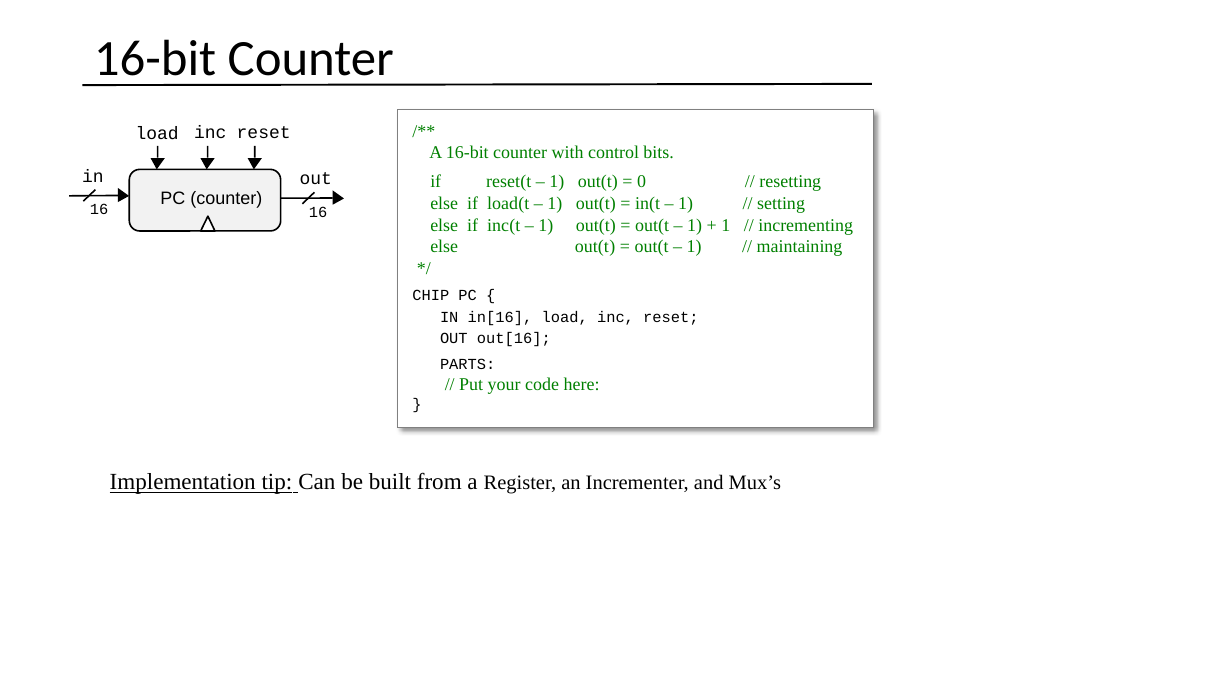
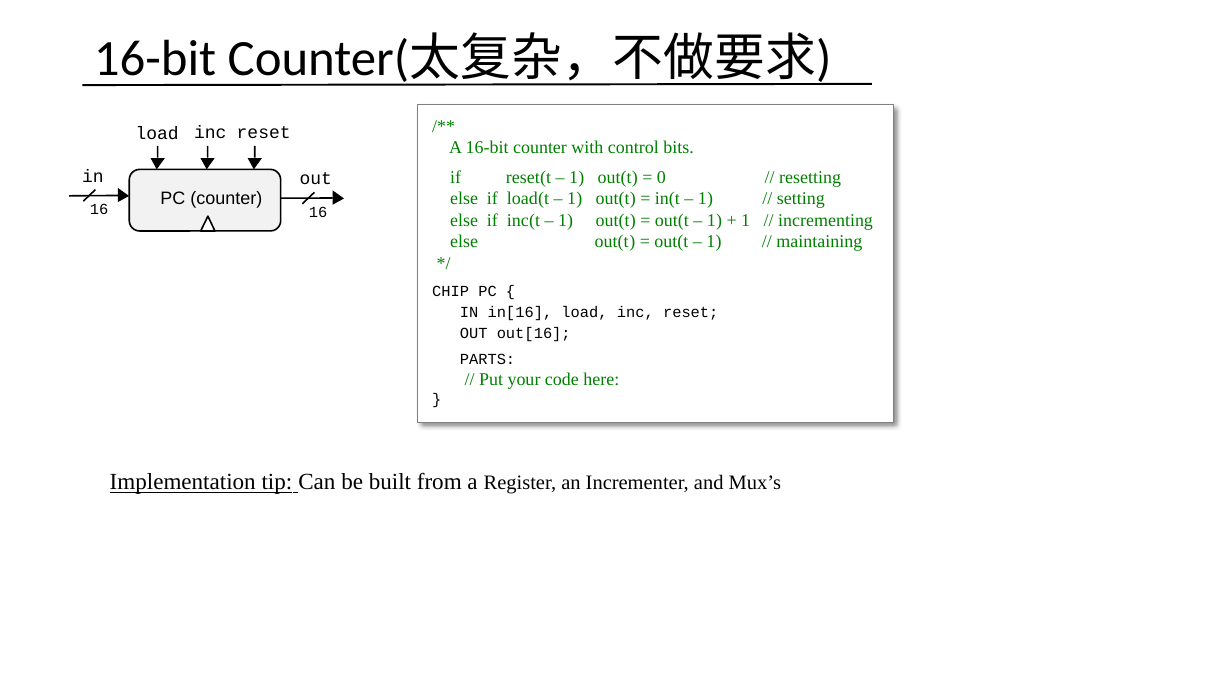
Before and after one commit to vcboy1/Leeds, a slide deck: slide 66 of 26fall/1860/Lecture/Week1.7/Lec 1.7.2 Sequential logic.pptx (slide 61 before the commit). Drawn at 1232x693 pixels with LibreOffice and Linux fonts; fonts in the diff are those of the drawing. Boxes give left, top, right and bottom in pixels: in the first picture for what was removed or moved away, otherwise in the second. Text is boxed around its words. In the diff, an @@ line names an element or a change of style, - is before the commit and + after.

```diff
--- a/26fall/1860/Lecture/Week1.7/Lec 1.7.2 Sequential logic.pptx
+++ b/26fall/1860/Lecture/Week1.7/Lec 1.7.2 Sequential logic.pptx
@@ title at (94,33,832,86): text changed @@
-16-bit Counter
+16-bit Counter(太复杂，不做要求)
@@ rectangle "/**": place and size @@
-rectangle "/**" at (397,110,873,428)
+rectangle "/**" at (418,104,894,422)
```
Also in this commit, not shown: 31 other slides changed, 8 slides added, 4 slides removed, 4 other files.
